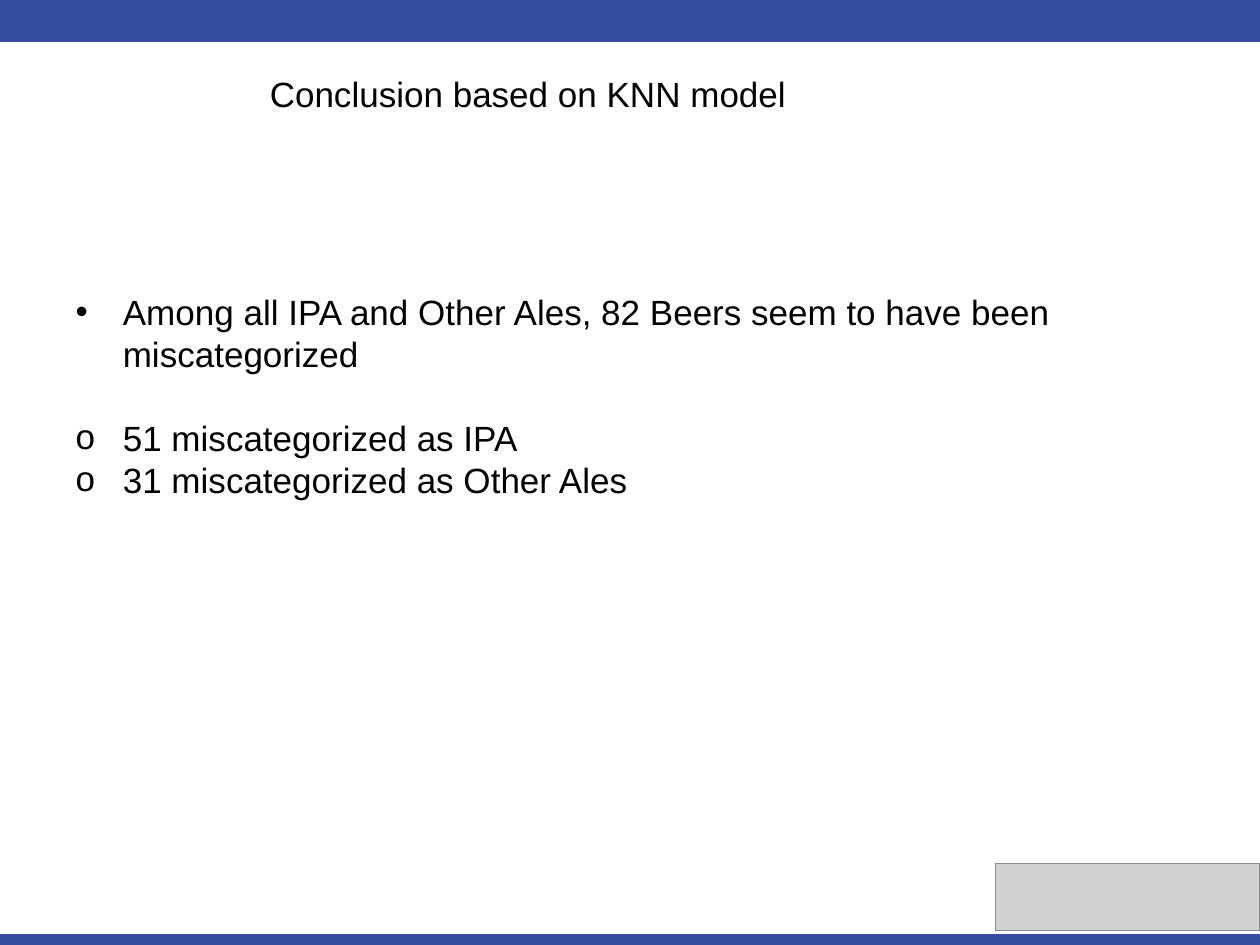
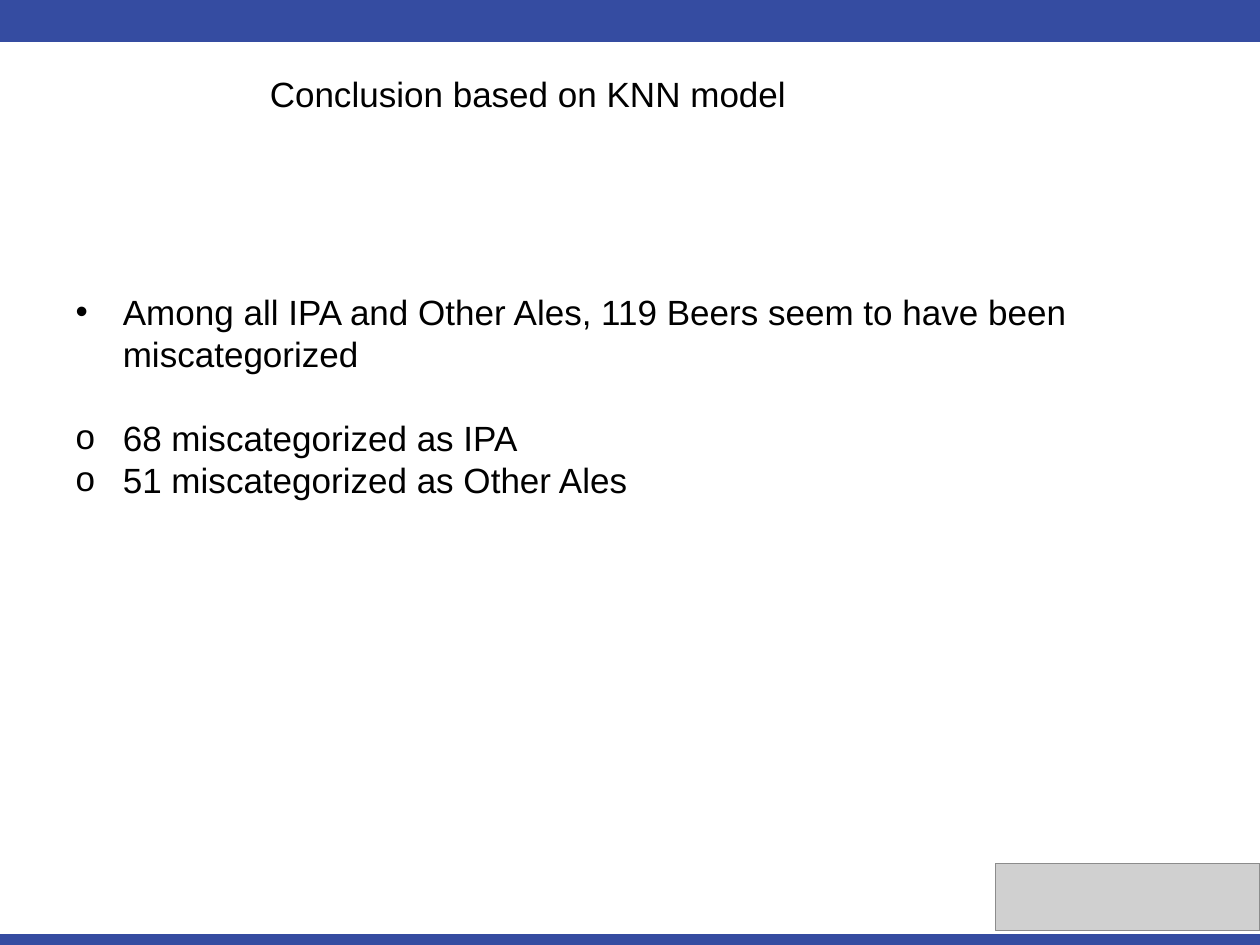
Before and after one commit to simerkreddy/SMU_DDS_Case_Study_1, a slide deck: slide 26 of Simerpreet_Reddy_Unit_8_Assignment.pptx. Drawn at 1260x945 pixels with LibreOffice and Linux fonts; fonts in the diff are those of the drawing; grey boxes stand for pictures; background and template pictures are left out. Boxes give left, top, right and bottom in pixels: in the first picture for what was removed or moved away, otherwise in the second. Text is boxed around its words. In the diff, an @@ line names an element or a change of style, - is before the commit and + after.

```diff
--- a/Simerpreet_Reddy_Unit_8_Assignment.pptx
+++ b/Simerpreet_Reddy_Unit_8_Assignment.pptx
@@ text at (x1=123, y1=299, x2=1066, y2=499): text changed @@
-• Among all IPA and Other Ales, 82 Beers seem to have been miscategorized
-o 51 miscategorized as IPA
-o 31 miscategorized as Other Ales
+• Among all IPA and Other Ales, 119 Beers seem to have been miscategorized
+o 68 miscategorized as IPA
+o 51 miscategorized as Other Ales
```
Also in this commit, not shown: 3 other slides changed, 2 other files.
